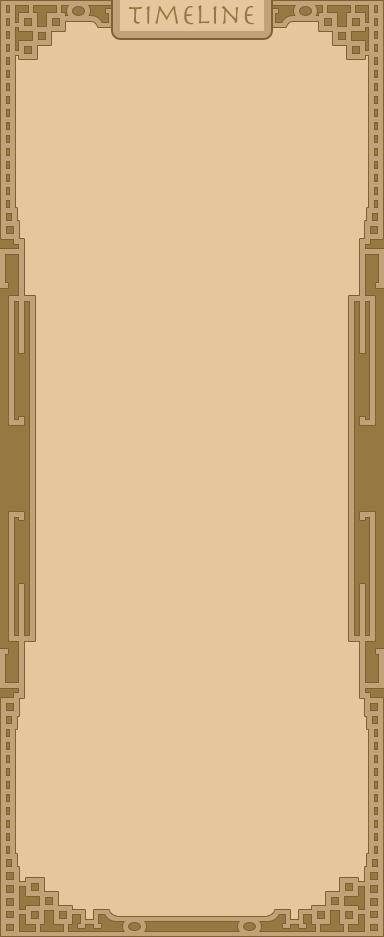
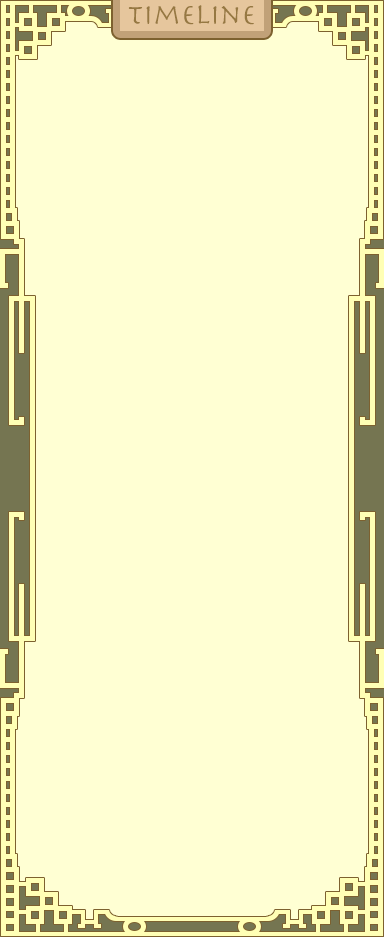
Two versions of the same layered image (384 × 937). Layer-by-layer changes:
renamed "Timeline" to "Timeline N", hid the group it (13 layers) over (0, 0, 384, 937)
added group "Timeline E" with 13 layers above "Timeline A" over (0, 0, 384, 937)
added group "Top" (4th of 5, in "Timeline E") with 6 layers in group "Timeline E" over (113, 36, 271, 38)
added layer "Ellipse 2 copy" (4th of 5, in "Timeline E" › "Top") in group "Top" over (113, 36, 271, 38)
added group "Borders" (4th of 5, in "Timeline E") with 3 layers in group "Timeline E" over (0, 1, 384, 936)
added layer "Bottom" (4th of 5, in "Timeline E" › "Borders") in group "Borders" over (113, 917, 271, 936)
added layer "Right" (4th of 5, in "Timeline E" › "Borders") in group "Borders" over (208, 1, 384, 936)
added layer "Left" (4th of 5, in "Timeline E" › "Borders") in group "Borders" over (0, 1, 176, 936)
added layer "Donker achter" (4th of 5, in "Timeline E") in group "Timeline E" over (0, 0, 384, 937)
added layer "Layer 1" (4th of 5, in "Timeline E") in group "Timeline E" over (0, 0, 384, 937)
added group "Timeline A" with 13 layers above "Background" over (0, 0, 384, 937)
added group "Top" (5th of 5, in "Timeline A") with 6 layers in group "Timeline A" over (113, 36, 271, 38)
added layer "Ellipse 2 copy" (5th of 5, in "Timeline A" › "Top") in group "Top" over (113, 36, 271, 38)
added group "Borders" (5th of 5, in "Timeline A") with 3 layers in group "Timeline A" over (0, 1, 384, 936)
added layer "Bottom" (5th of 5, in "Timeline A" › "Borders") in group "Borders" over (113, 917, 271, 936)
added layer "Right" (5th of 5, in "Timeline A" › "Borders") in group "Borders" over (208, 1, 384, 936)
added layer "Left" (5th of 5, in "Timeline A" › "Borders") in group "Borders" over (0, 1, 176, 936)
added layer "Donker achter" (5th of 5, in "Timeline A") in group "Timeline A" over (0, 0, 384, 937)
added layer "Layer 1" (5th of 5, in "Timeline A") in group "Timeline A" over (0, 0, 384, 937)
